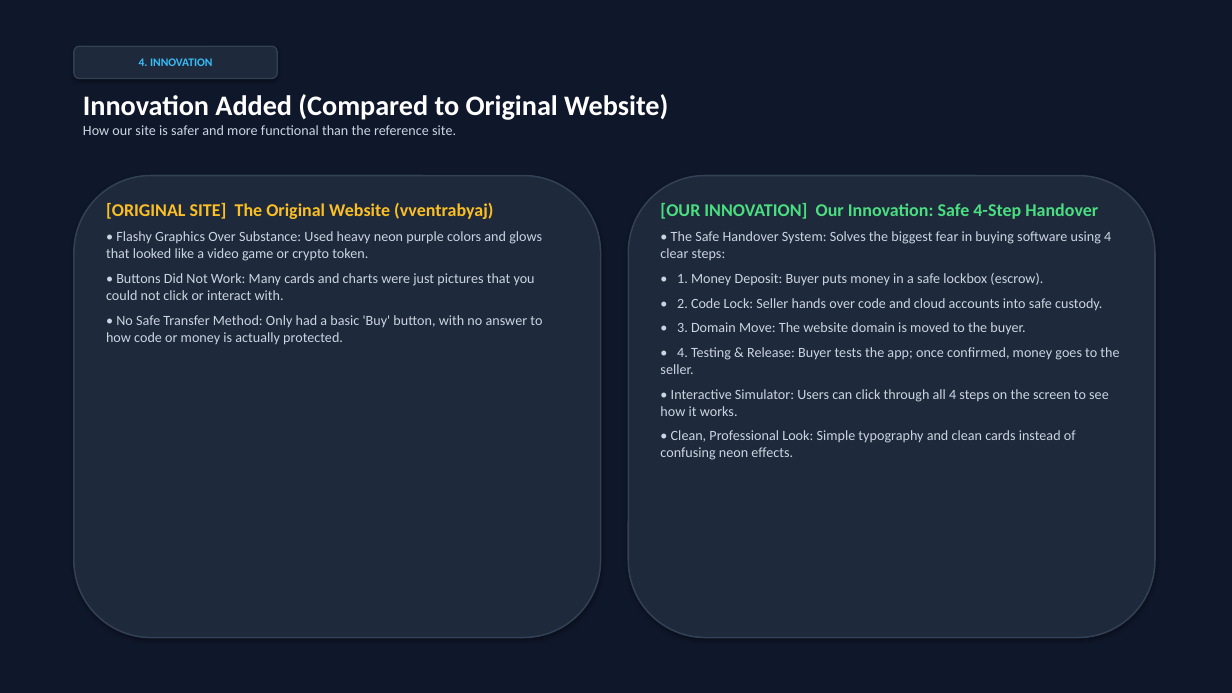
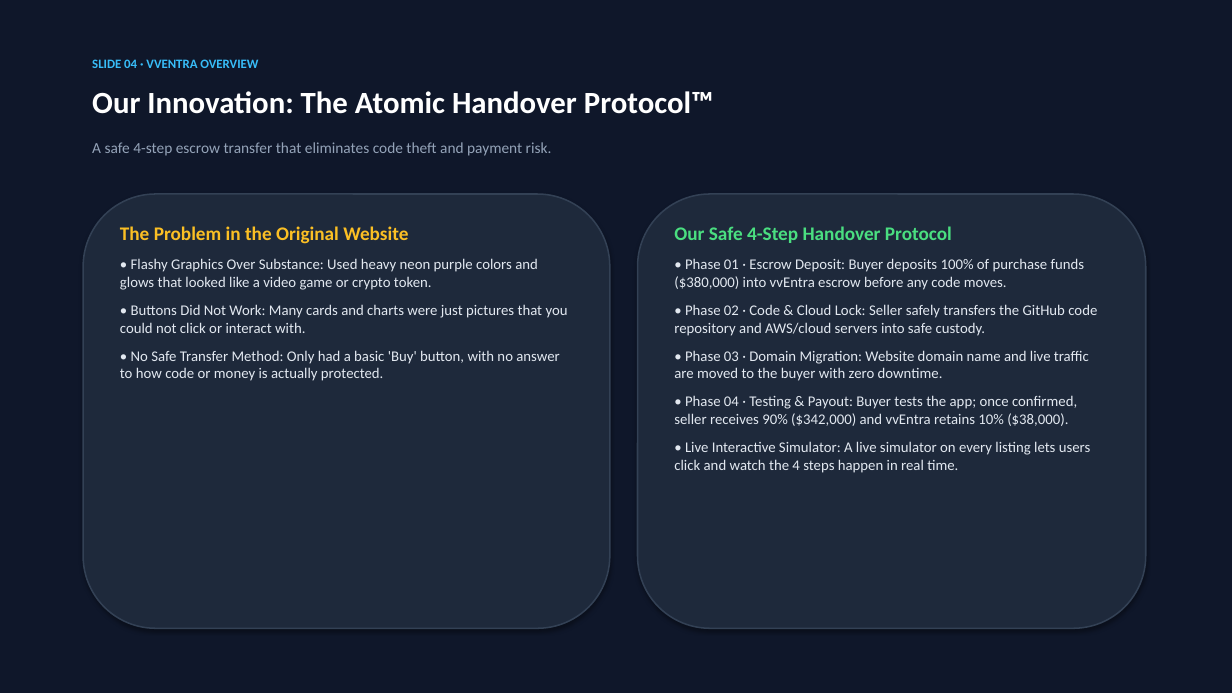
Before and after one commit to rohithagarwal/vventra, a slide deck: slide 5 of vventra_presentation.pptx. Drawn at 1232x693 pixels with LibreOffice and Linux fonts; fonts in the diff are those of the drawing. Boxes give left, top, right and bottom in pixels: in the first picture for what was removed or moved away, otherwise in the second. Text is boxed around its words. In the diff, an @@ line names an element or a change of style, - is before the commit and + after.

Commit message:
Generate clean, quiet, uncluttered PowerPoint presentation

```diff
--- a/vventra_presentation.pptx
+++ b/vventra_presentation.pptx
@@ rounded rectangle removed at (74,46,277,79) @@
-4. INNOVATION
@@ text added at (92,59,258,68), 10 pt, text #38BDF8, bold @@
+SLIDE 04 · VVENTRA OVERVIEW
@@ text at (92,91,713,114): text changed; size 11 to 24 pt; text colour #CBD5E1 to #FFFFFF; bold on @@
-Innovation Added (Compared to Original Website)
-How our site is safer and more functional than the reference site.
+Our Innovation: The Atomic Handover Protocol™
@@ text added at (92,142,552,156), 12 pt, text #94A3B8 @@
+A safe 4-step escrow transfer that eliminates code theft and payment risk.
@@ rounded rectangle: place and size @@
-rounded rectangle at (74,176,601,638)
+rounded rectangle at (83,194,610,628)
@@ rounded rectangle: place and size @@
-rounded rectangle at (628,176,1155,638)
+rounded rectangle at (638,194,1146,628)
@@ text "The Problem in the Original ...": place and size @@
-text "The Problem in the Original ..." at (106,203,542,345)
+text "The Problem in the Original ..." at (120,226,568,381)
@@ text at (120,226,408,244): text changed; size 14 to 15 pt @@
-[ORIGINAL SITE] The Original Website (vventrabyaj)
+The Problem in the Original Website
@@ text at (674,226,1097,473): text changed; size 11 to 11.5 pt; text colour #CBD5E1 to #E2E8F0 @@
-[OUR INNOVATION] Our Innovation: Safe 4-Step Handover
-• The Safe Handover System: Solves the biggest fear in buying software using 4 clear steps:
-• 1. Money Deposit: Buyer puts money in a safe lockbox (escrow).
-• 2. Code Lock: Seller hands over code and cloud accounts into safe custody.
-• 3. Domain Move: The website domain is moved to the buyer.
-• 4. Testing & Release: Buyer tests the app; once confirmed, money goes to the seller.
-• Interactive Simulator: Users can click through all 4 steps on the screen to see how it works.
-• Clean, Professional Look: Simple typography and clean cards instead of confusing neon effects.
+Our Safe 4-Step Handover Protocol
+• Phase 01 · Escrow Deposit: Buyer deposits 100% of purchase funds ($380,000) into vvEntra escrow before any code moves.
+• Phase 02 · Code & Cloud Lock: Seller safely transfers the GitHub code repository and AWS/cloud servers into safe custody.
+• Phase 03 · Domain Migration: Website domain name and live traffic are moved to the buyer with zero downtime.
+• Phase 04 · Testing & Payout: Buyer tests the app; once confirmed, seller receives 90% ($342,000) and vvEntra retains 10% ($38,000).
+• Live Interactive Simulator: A live simulator on every listing lets users click and watch the 4 steps happen in real time.
@@ text at (120,258,568,381): size 11 to 11.5 pt, text colour #CBD5E1 to #E2E8F0; more space between paragraphs @@
```
Also in this commit, not shown: 5 other slides changed, 1 other file.
